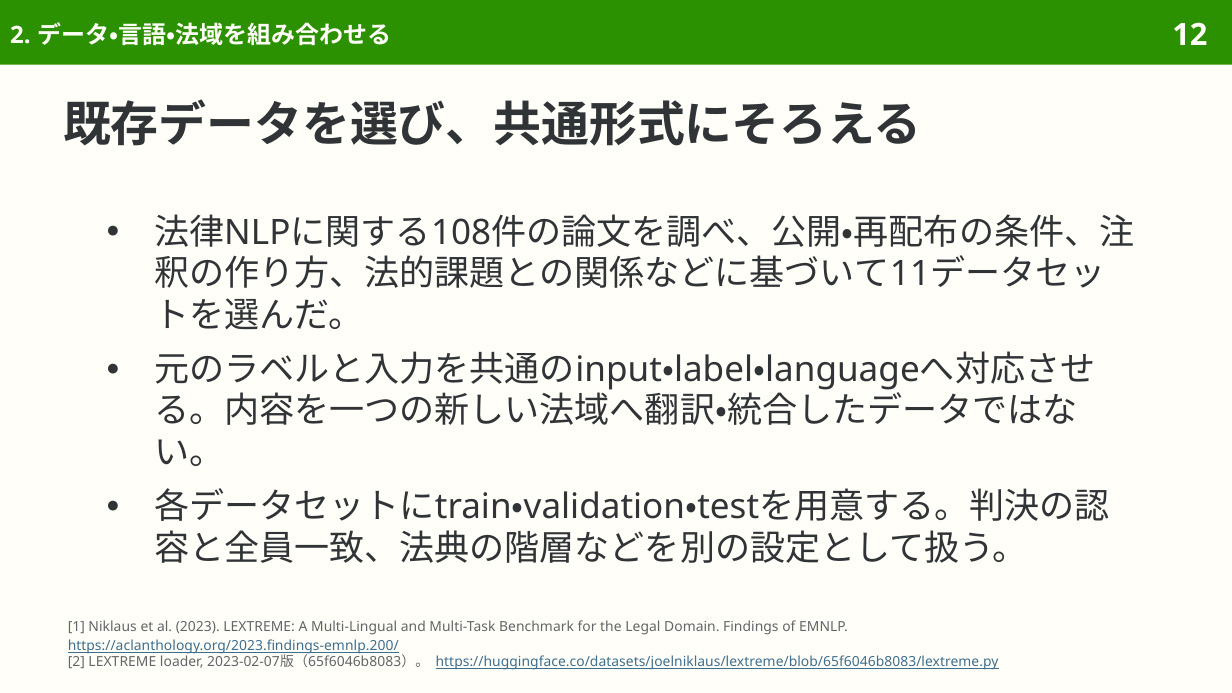
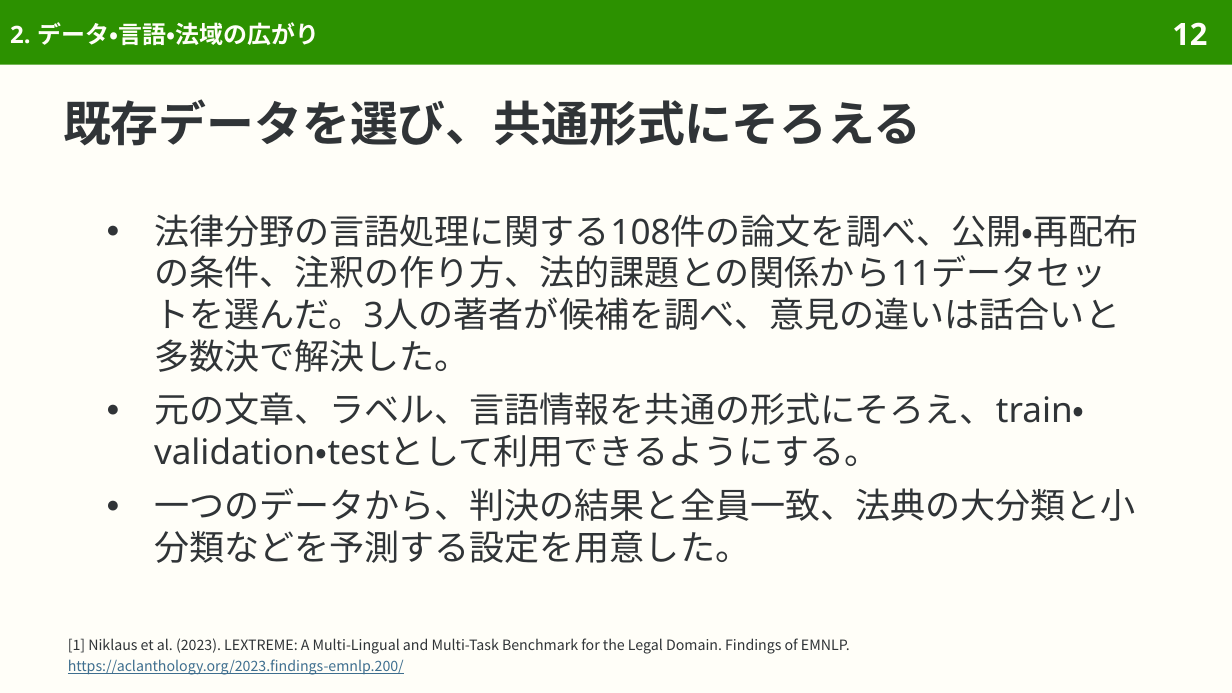
Before and after one commit to sasakiy84/datasets-in-10-minutes, a slide deck: slide 12 of slides/datasets-in-10-minutes-lextreme.pptx. Drawn at 1232x693 pixels with LibreOffice and Linux fonts; fonts in the diff are those of the drawing. Boxes give left, top, right and bottom in pixels: in the first picture for what was removed or moved away, otherwise in the second. Text is boxed around its words. In the diff, an @@ line names an element or a change of style, - is before the commit and + after.

Commit message:
Explain LEXTREME original multilingual legal datasets and evaluation

```diff
--- a/slides/datasets-in-10-minutes-lextreme.pptx
+++ b/slides/datasets-in-10-minutes-lextreme.pptx
@@ title at box(10, 22, 319, 45): text changed @@
-2. データ・言語・法域を組み合わせる
+2. データ・言語・法域の広がり
@@ text at box(154, 214, 1139, 563): text changed @@
-● 法律NLPに関する108件の論文を調べ、公開・再配布の条件、注釈の作り方、法的課題との関係などに基づいて11データセットを選んだ。
-● 元のラベルと入力を共通のinput・label・languageへ対応させる。内容を一つの新しい法域へ翻訳・統合したデータではない。
-● 各データセットにtrain・validation・testを用意する。判決の認容と全員一致、法典の階層などを別の設定として扱う。
+● 法律分野の言語処理に関する108件の論文を調べ、公開・再配布の条件、注釈の作り方、法的課題との関係から11データセットを選んだ。3人の著者が候補を調べ、意見の違いは話合いと多数決で解決した。
+● 元の文章、ラベル、言語情報を共通の形式にそろえ、train・validation・testとして利用できるようにする。
+● 一つのデータから、判決の結果と全員一致、法典の大分類と小分類などを予測する設定を用意した。
@@ text at box(68, 653, 999, 670): paragraph removed @@
-[2] LEXTREME loader, 2023-02-07版（65f6046b8083）。 https://huggingface.co/datasets/joelniklaus/lextreme/blob/65f6046b8083/lextreme.py
@@ text "[1] Niklaus et al. (2023). ...": place and size @@
-text "[1] Niklaus et al. (2023). ..." at box(68, 620, 999, 670)
+text "[1] Niklaus et al. (2023). ..." at box(68, 638, 850, 675)
@@ text "[1] Niklaus et al. (2023). ..." at box(68, 638, 850, 675): size 8.1 to 8.3 pt, font Noto Sans to Noto Sans CJK JP; text colour #626669 to #303437 in "[1] Niklaus et al. (2023). LEXTREME: A ..."; line spacing 9.4pt to 12pt; less space between paragraphs @@
```
Also in this commit, not shown: 46 other slides changed, 8 slides removed, 42 other files.
